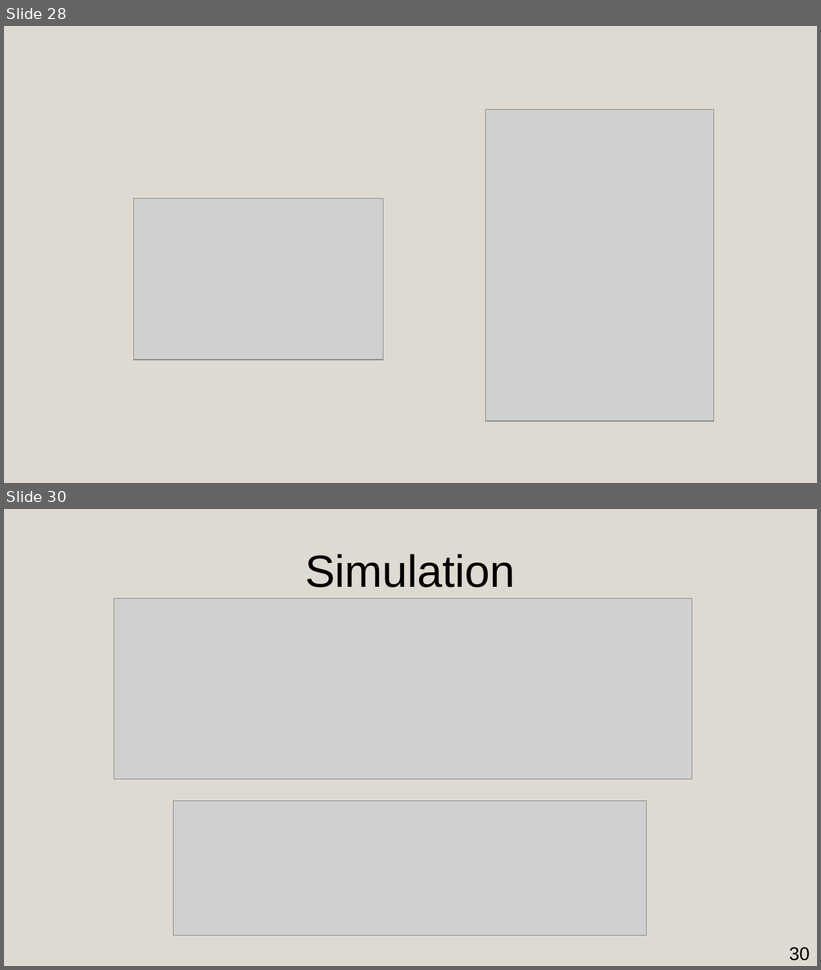
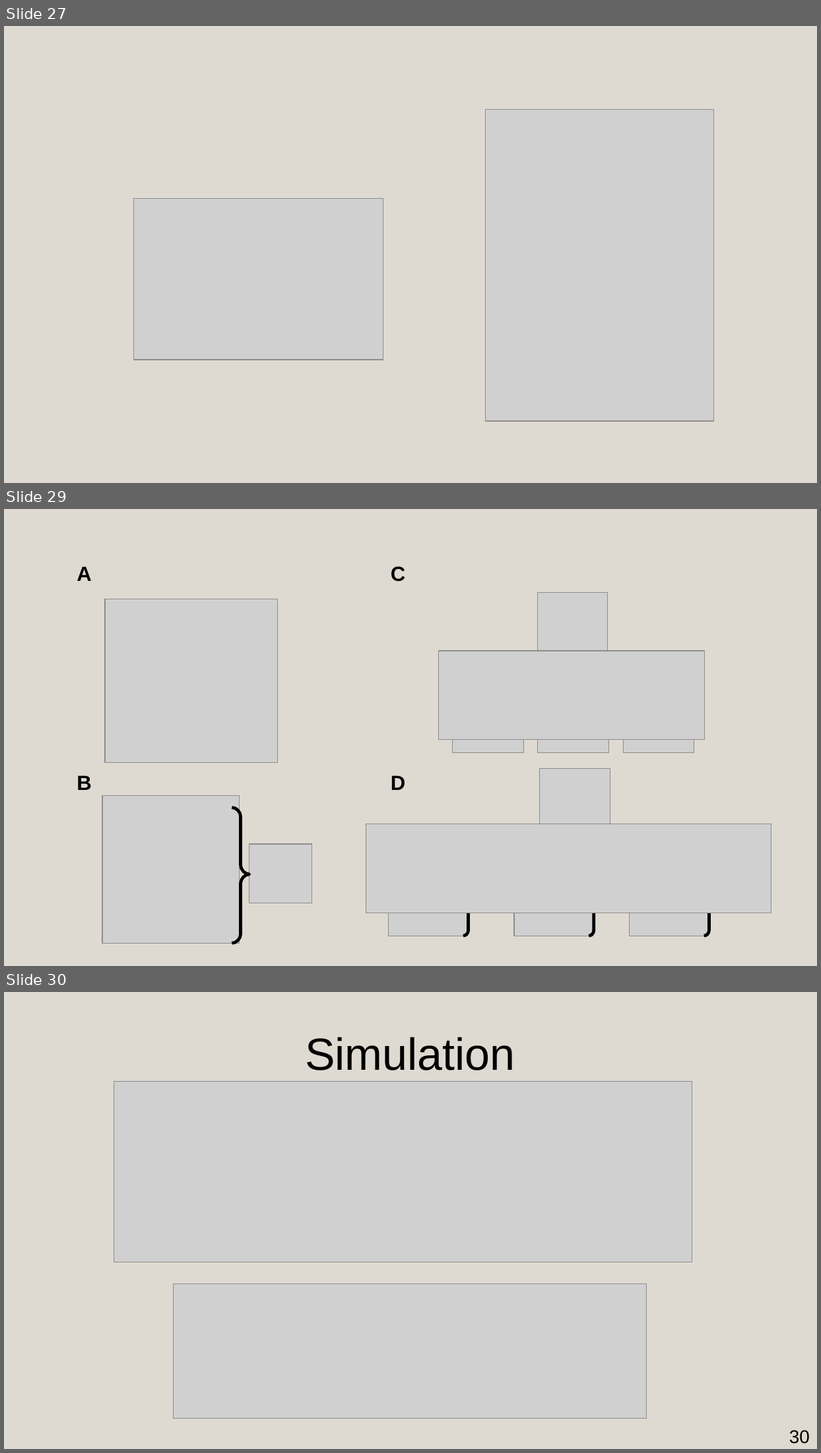
Before and after one commit to AmdaU/presentations, a slide deck: Seminaire/Seminaire.odp. Shown one above the other, each under a label of ours: slides 28 and 30 before the commit, slides 27, 29 and 30 after it; the slides between them are not shown. The pictures are 821x970 and 821x1453 pixels, drawn with LibreOffice and Linux fonts; fonts in the diff are those of the drawing; grey boxes stand for pictures; background and template pictures are left out. Boxes give left, top, right and bottom in pixels: in the first picture for what was removed or moved away, otherwise in the second. Text is boxed around its words. In the diff, an @@ line names an element or a change of style, - is before the commit and + after.

```diff
--- a/Seminaire/Seminaire.odp
+++ b/Seminaire/Seminaire.odp
@@ slide 29 added at (x1=4, y1=509, x2=817, y2=966), background #DFDAD1 @@
@@ title added at (x1=77, y1=566, x2=91, y2=581), 20 pt, text #000000, bold @@
+A
@@ title added at (x1=391, y1=566, x2=405, y2=582), 20 pt, text #000000, bold @@
+C
@@ picture added at (x1=105, y1=599, x2=278, y2=762) @@
@@ group added at (x1=440, y1=592, x2=705, y2=753): 5 pictures @@
@@ title added at (x1=77, y1=776, x2=91, y2=790), 20 pt, text #000000, bold @@
+B
@@ title added at (x1=391, y1=776, x2=405, y2=790), 20 pt, text #000000, bold @@
+D
@@ picture added at (x1=102, y1=796, x2=239, y2=943) @@
@@ freeform shape added at (x1=232, y1=808, x2=250, y2=943), outline #000000 3 pt @@
@@ group added at (x1=366, y1=770, x2=772, y2=936): 8 pictures, 3 freeform shapes @@
@@ picture added at (x1=250, y1=845, x2=312, y2=904) @@
@@ what was slide 28 is now slide 27 @@
```
Also in this commit, not shown: 4 slides changed, 8 other files.
